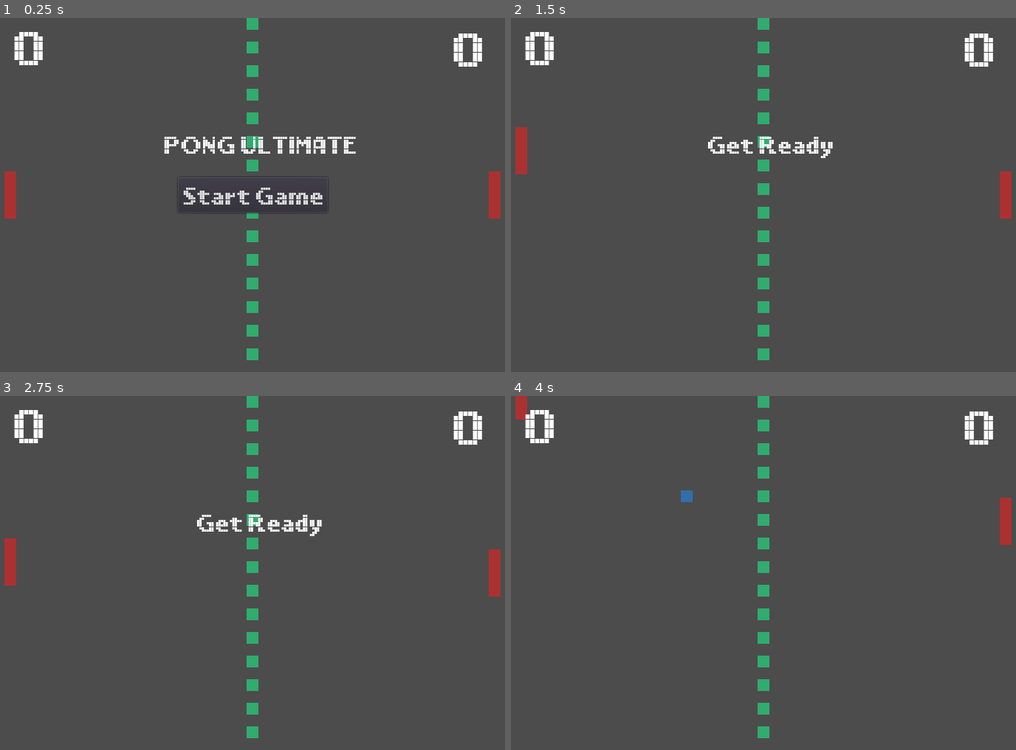
Above: before the commit, frames 1-4 (two rows, left to right).
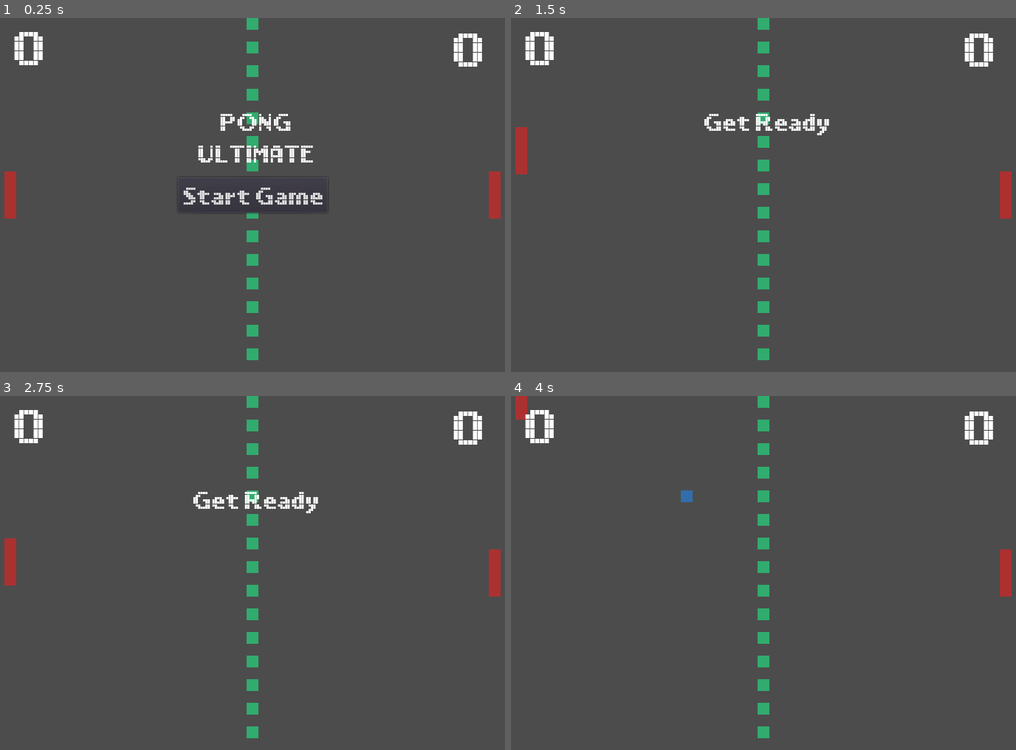
Above: after the commit, the same moments.

Repository: geopopos/Pong
Game: Godot game, scene res://Game.tscn
The game is run twice, just before and just after one commit, with the same random seed, the same clock (stepped at 60 frames per second) and the same inputs.
Inputs:
- Up to frame 1 (0.25 s): no input
- Up to frame 2 (1.5 s): click "Start Game" at 0.5 s; tap Enter at 1.25 s; hold Up (ui_up) from 1.28 s (still down)
- Up to frame 3 (2.75 s): release Up (ui_up) at 2.03 s; hold Down (ui_down) from 2.03 s (still down)
- Up to frame 4 (4 s): release Down (ui_down) at 2.78 s; hold Up (ui_up) from 2.78 s (still down)

The runs differ from the first frame. In frame 1, 1.5% of the frame differs, in the area x 32-71%, y 27-41%; in frame 2, 1.1%; in frame 3, 1.1%; in frame 4, 0.6%.

Commit message:
improved AI movement, anchored MessageLabel to center

Diff:
--- a/HUD/HUD.tscn
+++ b/HUD/HUD.tscn
@@ -38,16 +38,17 @@
 }
 
 [node name="MessageLabel" type="Label" parent="."]
-anchor_left = 0.359113
-anchor_top = 0.34481
-anchor_right = 0.667446
-anchor_bottom = 0.367727
+anchor_left = 0.352823
+anchor_top = 0.280656
+anchor_right = 0.661156
+anchor_bottom = 0.393156
 margin_left = -20.0
 margin_top = -14.2764
 margin_right = 20.0
 margin_bottom = 14.7236
-custom_fonts/font = SubResource( 4 )
-text = "PONG ULTIMATE"
+custom_fonts/font = SubResource( 2 )
+text = "PONG
+ULTIMATE"
 align = 1
 __meta__ = {
 "_edit_use_anchors_": true
--- a/Opponent/Opponent.gd
+++ b/Opponent/Opponent.gd
@@ -12,10 +12,11 @@
 	var velocity = Vector2()
 	if get_parent().has_node("Ball"):
 		var ball = get_parent().get_node("Ball")
-		if ball.position.y > (position.y - 16):
-			velocity.y += 1
-		elif ball.position.y < (position.y + 16):
-			velocity.y -= 1
+		if ball.position.x > 360:
+			if ball.position.y > (position.y - 8):
+				velocity.y += 1
+			elif ball.position.y < (position.y + 8):
+				velocity.y -= 1
 		if velocity.length() > 0:
 			velocity *= speed
 		position += velocity * delta
Not shown: 3 places in HUD/HUD.tscn that only renumber resources
